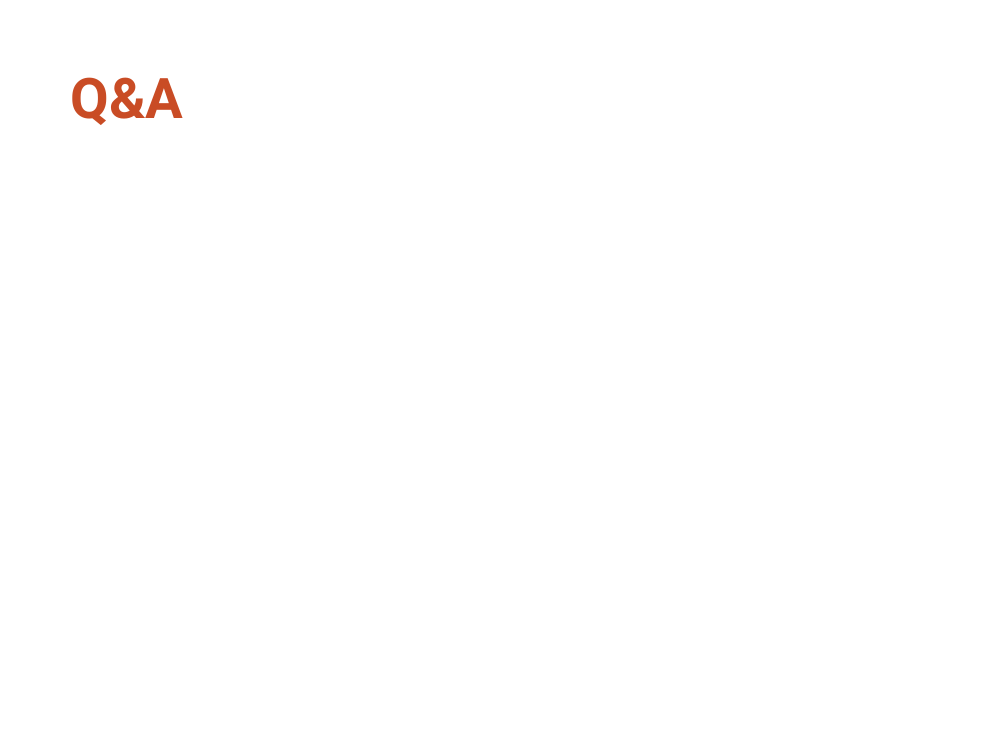
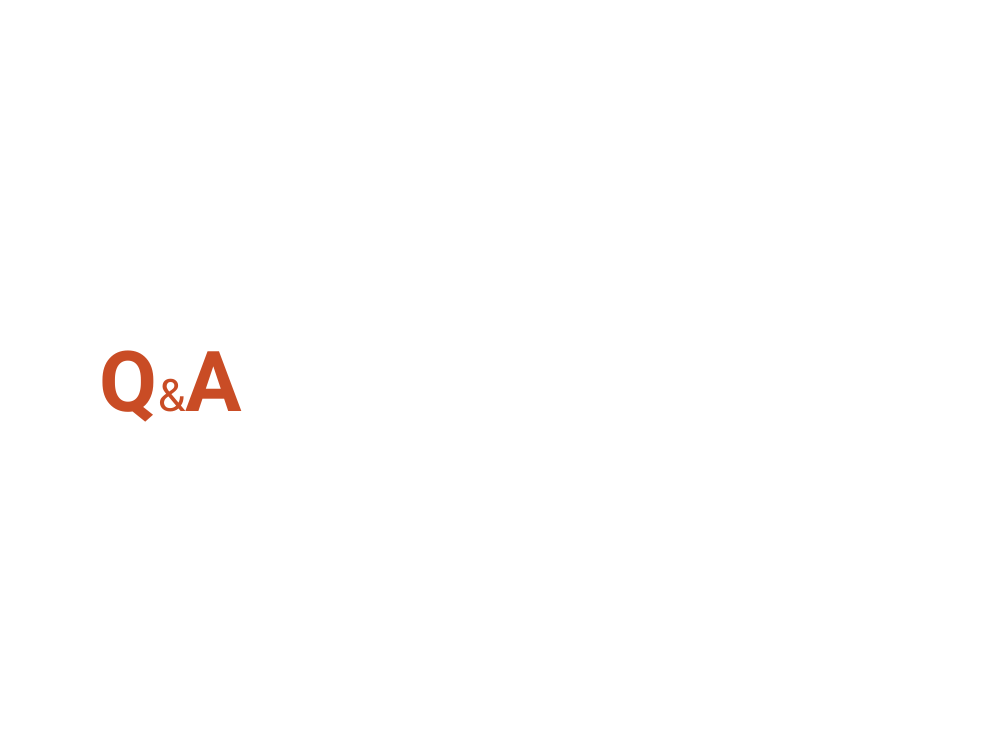
Before and after one commit to thoatran/iCT-Flashcard, a slide deck: slide 11 of docs/ReportSlides.pptx (slide 7 before the commit). Drawn at 1008x756 pixels with LibreOffice and Linux fonts; fonts in the diff are those of the drawing; background and template pictures are left out. Boxes give left, top, right and bottom in pixels: in the first picture for what was removed or moved away, otherwise in the second. Text is boxed around its words. In the diff, an @@ line names an element or a change of style, - is before the commit and + after.

```diff
--- a/docs/ReportSlides.pptx
+++ b/docs/ReportSlides.pptx
@@ text "Q&A": place and size @@
-text "Q&A" at [71,77,184,125]
+text "Q&A" at [100,350,243,422]
@@ text "Q&A" at [100,350,243,422]: size 40 to 60 pt, size 40 to 32 pt, bold off in "Q&A" @@
```
Also in this commit, not shown: 2 other slides changed, 8 slides added, 4 slides removed, 2 other files.
